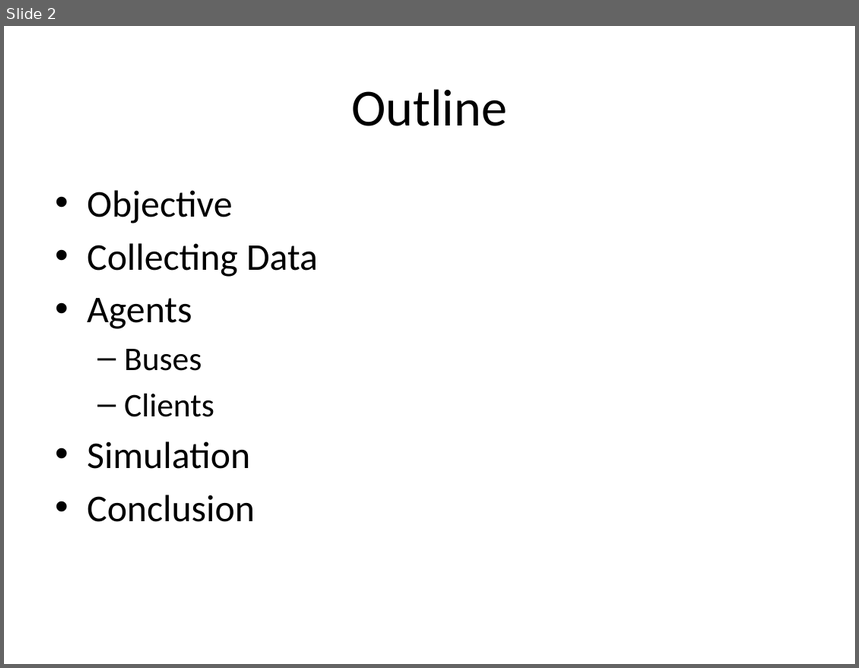
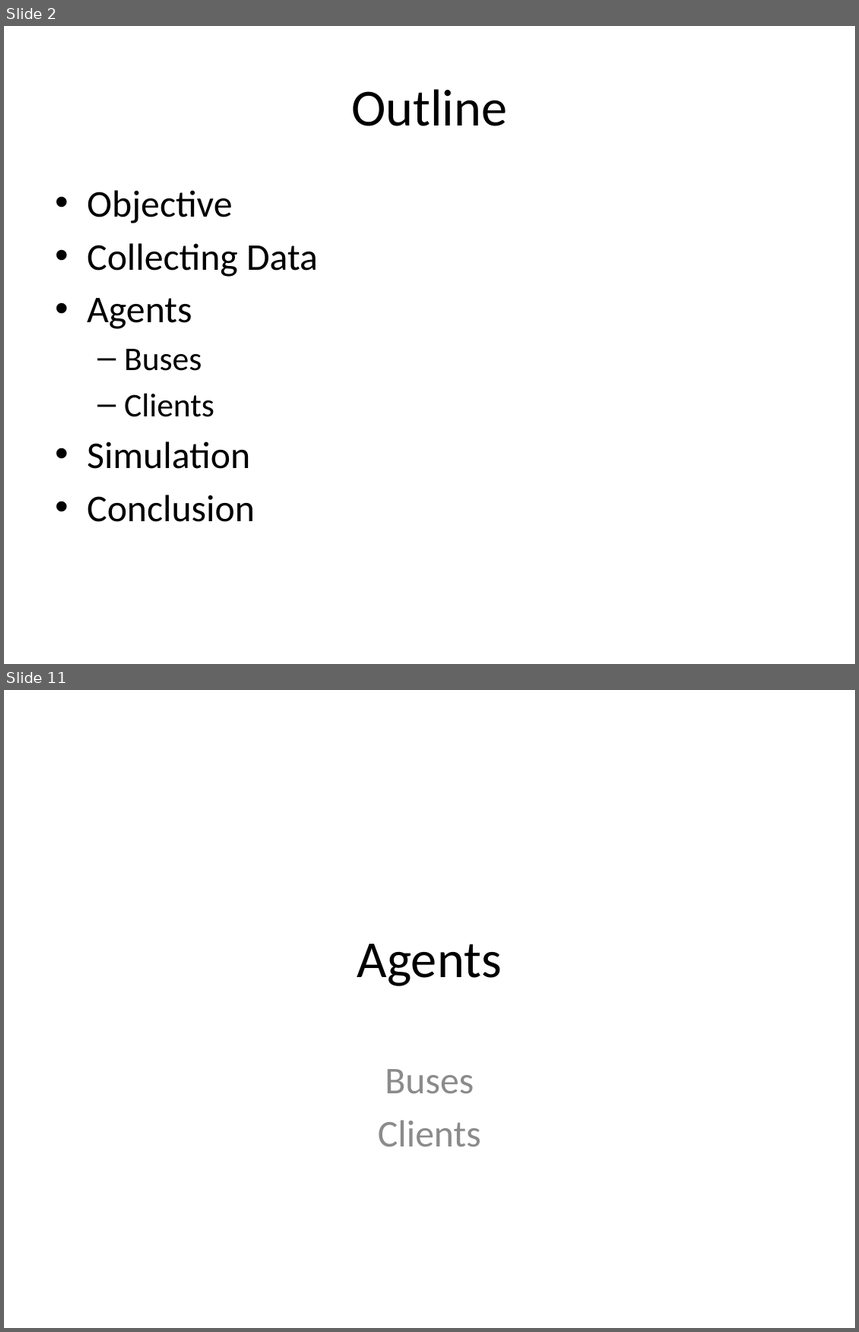
Before and after one commit to shawnwun/TPEBus_Simulation, a slide deck: ppt/multiagent_final.pptx. Shown one above the other, each under a label of ours: slide 2 before the commit, slides 2 and 11 after it; the slides between them are not shown. The pictures are 859x668 and 859x1332 pixels, drawn with LibreOffice and Linux fonts; fonts in the diff are those of the drawing. Boxes give left, top, right and bottom in pixels: in the first picture for what was removed or moved away, otherwise in the second. Text is boxed around its words. In the diff, an @@ line names an element or a change of style, - is before the commit and + after.

```diff
--- a/ppt/multiagent_final.pptx
+++ b/ppt/multiagent_final.pptx
@@ slide 11 added at (4, 690, 855, 1328), background #FFFFFF @@
@@ title added at (357, 944, 502, 986), 44 pt, text #000000 @@
+Agents
@@ subtitle added at (378, 1069, 481, 1147), 32 pt, text #8C8C8C @@
+Buses
+Clients
```
Also in this commit, not shown: 14 other slides added, 1 slide removed, 5 other files.
